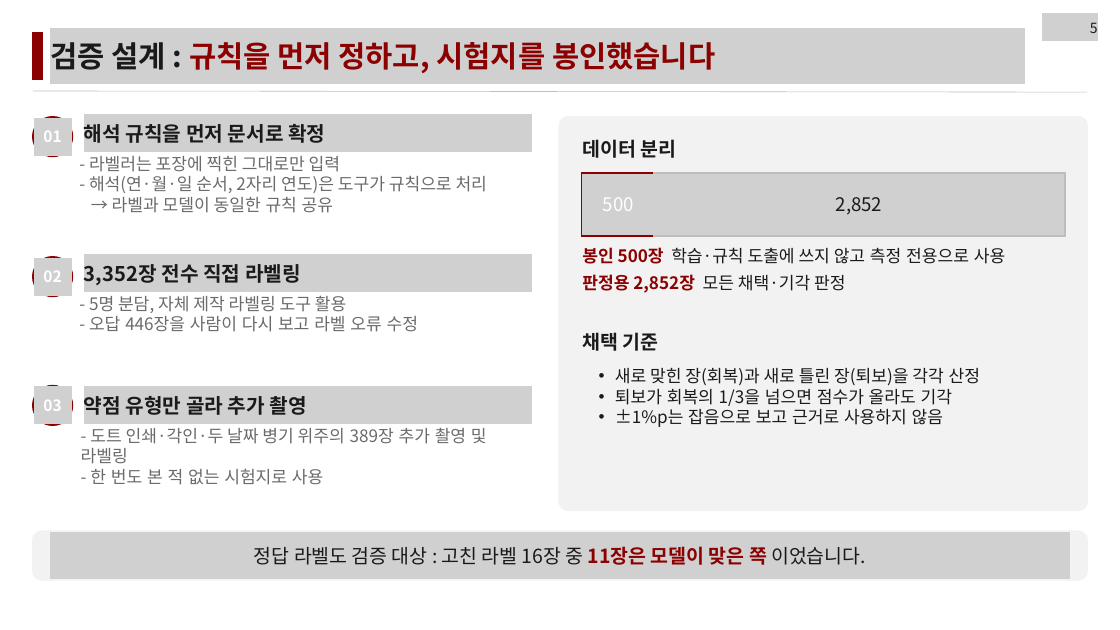
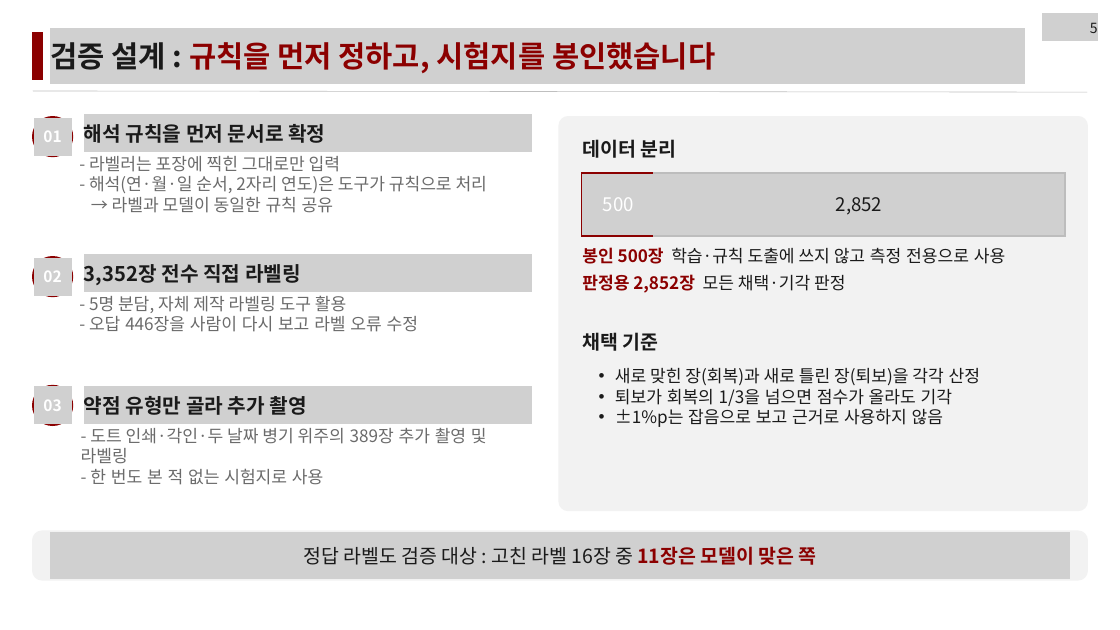
Before and after one commit to LEEbyeongchul/itda3-CODE-subway, a slide deck: slide 5 of 발표/[CODE]_서브웨이_본선발표.pptx. Drawn at 1120x630 pixels with LibreOffice and Linux fonts; fonts in the diff are those of the drawing; grey boxes stand for pictures. Boxes give left, top, right and bottom in pixels: in the first picture for what was removed or moved away, otherwise in the second. Text is boxed around its words. In the diff, an @@ line names an element or a change of style, - is before the commit and + after.

```diff
--- a/발표/[CODE]_서브웨이_본선발표.pptx
+++ b/발표/[CODE]_서브웨이_본선발표.pptx
@@ text at [303, 546, 817, 565]: text changed @@
-정답 라벨도 검증 대상 : 고친 라벨 16장 중 11장은 모델이 맞은 쪽 이었습니다.
+정답 라벨도 검증 대상 : 고친 라벨 16장 중 11장은 모델이 맞은 쪽
```
Also in this commit, not shown: 10 other slides changed, 2 other files.
